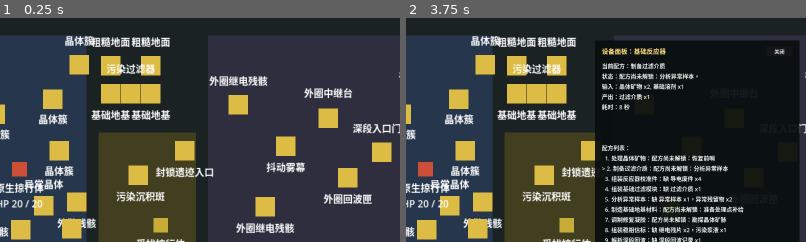
Above: before the commit, frames 1-2 (left to right).
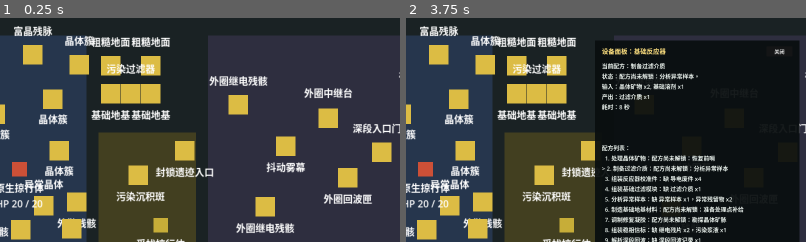
Above: after the commit, the same moments.

Repository: laugh0608/RadishCatalyst
Game: Godot game, scene res://scenes/boot/Boot.tscn
The game is run twice, just before and just after one commit, with the same random seed, the same clock (stepped at 60 frames per second) and the same inputs.
Inputs:
- Up to frame 1 (0.25 s): no input
- Up to frame 2 (3.75 s): tap Enter at 0.5 s; hold D (move_right) 0.53-1.28 s; tap E (interact) at 0.6, 1.55, 2.3, 2.85 s; hold S (move_down) 1.28-2.03 s; tap J (attack) at 1.35 s; hold D (move_right) 2.03-2.78 s; tap R (cycle_recipe) at 2.1 s; hold W (move_up) 2.78-3.53 s; hold A (move_left) from 3.53 s (still down); tap Q (toggle_device_panel) at 3.6 s
The pictures show only the part of the screen within x 50-100%, y 19-69%; the shares and areas given below are measured in that part.

The runs differ from the first frame. In frame 1, 0.8% of the frame differs, in the area x 3-13%, y 3-21%; in frame 2, 0.8%.

Commit message:
feat(client): 接入富晶残脉补给点
- 新增晶体矿脉区北侧富晶残脉采集点

- 缺基础零件时提示应急晶体矿物来源

- 同步垂直切片检查、规划文档和周志

Diff:
--- a/client/data/items.json
+++ b/client/data/items.json
@@ -10,7 +10,7 @@
       "stack_size": 99,
       "mass": 0.4,
       "rarity": "common",
-      "source_refs": ["map_object.crystal_cluster"],
+      "source_refs": ["map_object.crystal_cluster", "map_object.rich_crystal_vein"],
       "used_by_refs": ["recipe.process_crystal_ore", "recipe.make_filter_media", "recipe.reactor_calibrator", "recipe.foundation_t1"],
       "public_level": "public"
     },
--- a/client/data/localization/zh_cn.json
+++ b/client/data/localization/zh_cn.json
@@ -435,6 +435,8 @@
   "region.phase_well_tether.desc": "相位井结核解析后才真正暴露的更东侧井系桥断面，风险继续升级，但短期仍只复用污染过滤器和基础反应器来把收益继续向更深处抬升。",
     "map_object.crystal_cluster.name": "晶体簇",
     "map_object.crystal_cluster.desc": "可采集晶体矿物的矿脉节点。",
+    "map_object.rich_crystal_vein.name": "富晶残脉",
+    "map_object.rich_crystal_vein.desc": "晶体矿脉区北侧裸露出的高密度残脉，可作为基础零件不足时的应急晶体矿物来源。",
     "map_object.field_wreckage.name": "外勤残骸",
     "map_object.field_wreckage.desc": "前哨旧探机留下的残骸，可回收导电废件。",
     "map_object.anomaly_crystal.name": "异常晶体",
--- a/client/data/map_objects.json
+++ b/client/data/map_objects.json
@@ -14,6 +14,23 @@
       "blocks_building": true,
       "required_tool_tags": ["gather_basic"],
       "drops": [{"id": "item.crystal_ore", "amount": 3}],
+      "sample_result_refs": [],
+      "pollution_effect": "",
+      "public_level": "public"
+    },
+    {
+      "id": "map_object.rich_crystal_vein",
+      "display_name_key": "map_object.rich_crystal_vein.name",
+      "description_key": "map_object.rich_crystal_vein.desc",
+      "object_type": "resource_node",
+      "interaction_types": ["gather"],
+      "is_destructible": true,
+      "is_collectible": false,
+      "is_sampleable": false,
+      "blocks_movement": true,
+      "blocks_building": true,
+      "required_tool_tags": ["gather_basic"],
+      "drops": [{"id": "item.crystal_ore", "amount": 6}],
       "sample_result_refs": [],
       "pollution_effect": "",
       "public_level": "public"
--- a/client/scenes/maps/VerticalSliceMap.tscn
+++ b/client/scenes/maps/VerticalSliceMap.tscn
@@ -237,6 +237,13 @@
 [node name="CrystalClusterNorthEastReserve" parent="Interactables" instance=ExtResource("3_interactable")]
 position = Vector2(168, -152)
 definition_id = "map_object.crystal_cluster"
+interaction_type = "gather"
+label_offset = Vector2(-82, -52)
+label_size = Vector2(164, 24)
+
+[node name="RichCrystalVeinNorth" parent="Interactables" instance=ExtResource("3_interactable")]
+position = Vector2(92, -168)
+definition_id = "map_object.rich_crystal_vein"
 interaction_type = "gather"
 label_offset = Vector2(-82, -52)
 label_size = Vector2(164, 24)
--- a/client/scripts/checks/vertical_slice_flow_check.gd
+++ b/client/scripts/checks/vertical_slice_flow_check.gd
@@ -990,7 +990,7 @@
 	var missing_parts := processing.process_recipe("recipe.relay_tuning_lens", missing_parts_character, missing_parts_world)
 	_expect_failure_feedback(missing_parts, "原料不足", "processing missing basic parts feedback")
 	_expect_text_contains(String(missing_parts.get("message", "")), "前哨核心回收", "processing missing basic parts message points to outpost supply")
-	_expect_text_contains(String(missing_parts.get("message", "")), "晶体矿物", "processing missing basic parts message points to ore fallback")
+	_expect_text_contains(String(missing_parts.get("message", "")), "富晶残脉", "processing missing basic parts message points to rich vein fallback")
 	var missing_parts_feedback: Dictionary = missing_parts.get("failure_feedback", {})
 	_expect_text_contains(String(missing_parts_feedback.get("detail", "")), "阶段补给批次", "processing missing basic parts detail points to stage supply")
 	processing_character.inventory.add_item("item.crystal_ore", 3)
@@ -1025,6 +1025,16 @@
 		WorldState.create_default()
 	)
 	_expect_failure_feedback(blocked_residue, "交互前置不足", "anomaly residue quest gate feedback")
+	var rich_vein_character := CharacterState.create_default()
+	var rich_vein_result := gather_system.interact_with_object(
+		"map_object_instance.rich_crystal_vein_north",
+		"map_object.rich_crystal_vein",
+		"gather",
+		rich_vein_character,
+		WorldState.create_default()
+	)
+	_expect_equal(bool(rich_vein_result.get("success", false)), true, "rich crystal vein can be gathered as optional supply")
+	_expect_equal(int(rich_vein_character.inventory.items.get("item.crystal_ore", 0)), 6, "rich crystal vein grants emergency crystal ore")
 func _check_device_panel_formatting() -> void:
 	var device_panel_presenter := HudDevicePanelPresenter.new()
 	var processing := ProcessingSystem.new(data_registry)
@@ -1113,6 +1123,7 @@
 	)
 	_expect_text_contains(String(missing_parts_texts.get("status", "")), "前哨核心回收", "device panel basic parts supply points to outpost")
 	_expect_text_contains(String(missing_parts_texts.get("status", "")), "阶段补给批次", "device panel basic parts supply points to stage supply")
+	_expect_text_contains(String(missing_parts_texts.get("status", "")), "富晶残脉", "device panel basic parts supply points to rich vein")
 	_expect_text_contains(String(missing_parts_texts.get("recipes", "")), "缺 基础零件 x2", "device panel basic parts missing input")
 	VerticalSliceRegressionChecks.new(self).check_task_recipe_selection(reactor, processing)
 	var filter := PrototypeInteractable.new()
--- a/client/scripts/interaction/prototype_interactable.gd
+++ b/client/scripts/interaction/prototype_interactable.gd
@@ -176,7 +176,7 @@
 
 
 func set_processed_visual() -> bool:
-	if interaction_type == "gather" and definition_id == "map_object.crystal_cluster":
+	if interaction_type == "gather" and (definition_id == "map_object.crystal_cluster" or definition_id == "map_object.rich_crystal_vein"):
 		consumed = true
 		visible = true
 		monitoring = false
--- a/client/scripts/save/save_content_validator.gd
+++ b/client/scripts/save/save_content_validator.gd
@@ -10,6 +10,7 @@
 	"map_object_instance.crystal_cluster_reserve": "map_object.crystal_cluster",
 	"map_object_instance.crystal_cluster_west_reserve": "map_object.crystal_cluster",
 	"map_object_instance.crystal_cluster_north_east_reserve": "map_object.crystal_cluster",
+	"map_object_instance.rich_crystal_vein_north": "map_object.rich_crystal_vein",
 	"map_object_instance.field_wreckage_north": "map_object.field_wreckage",
 	"map_object_instance.field_wreckage_east": "map_object.field_wreckage",
 	"map_object_instance.anomaly_crystal": "map_object.anomaly_crystal",
--- a/client/scripts/systems/processing_system.gd
+++ b/client/scripts/systems/processing_system.gd
@@ -411,7 +411,7 @@
 		return "先检查前哨核心回收和阶段补给批次。"
 	if _get_inventory_ref_amount("item.crystal_ore", inventory) >= 3.0:
 		return "先检查前哨核心回收和阶段补给批次；当前也可切换到处理晶体矿物，把晶体矿物加工成基础零件。"
-	return "先检查前哨核心回收和阶段补给批次；若仍不足，去晶体矿脉区采集晶体矿物后加工成基础零件。"
+	return "先检查前哨核心回收和阶段补给批次；若仍不足，去晶体矿脉区北侧富晶残脉采集晶体矿物后加工成基础零件。"
 
 
 func _get_missing_inputs(recipe: Dictionary, inventory: InventoryState) -> Array[String]:
Not shown, changed: docs/devlogs/2026-W20.md
Not shown, changed: docs/planning/current.md
Not shown, changed: docs/planning/daily-start.md
Not shown, changed: docs/planning/resource-and-frontline-loop-rework.md
